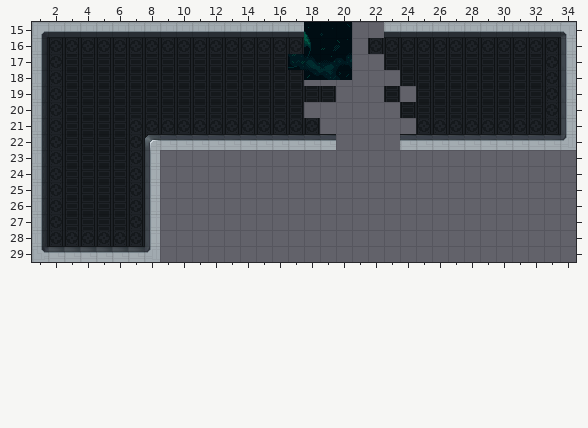
Level history. Tiled map (JSON): core/assets/levels/level_0/level_5.tmj. Above, as it was before the edit.
Cells are 16x16 px. Shown: x 1..34, y 15..29.
Now the later version:
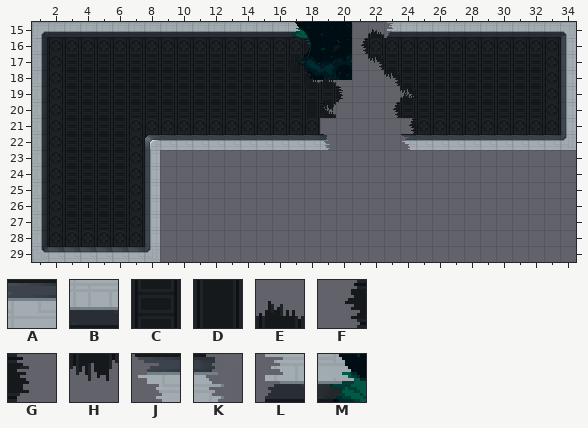
Key: from "space-tiles": A 2, B 34, C 80 "Background", D 82 "Background", E 135 "Background", F 150 "Background", G 152 "Background", H 167 "Background", J 170, K 172, L 202, M 204.
_ is an empty cell, . an unchanged one.
Tiles of an added or newly shown layer are drawn over the layers below it.
See-through tiles are keyed as they look on the map.
Change:
--- layer "Tile Layer 2"
@@ x 17..24 @@
-17 _...._..
-18 ._......
-19 ......._
-20 .._..._.
+17 E....F..
+18 .E......
+19 .......E
+20 ..E...F.
--- layer "Tile Layer 3" (added)
@@ x 17..24 @@
-17 _.......
-18 .__..._.
-19 ..._..._
-20 .._.....
-21 ......._
+17 G.......
+18 .GE...F.
+19 ...G...F
+20 ..H.....
+21 .......F
--- layer "Tile Layer 4" (added)
@@ x 17..24 @@
-15 ....._..
-16 ._.._...
-17 _...._..
-18 ......_.
-19 ......._
-20 .._.....
+15 .....E..
+16 .G..F...
+17 H....H..
+18 ......H.
+19 .......H
+20 ..G.....
--- layer "Tile Layer 1"
@@ x 17..23 @@
-15 B.....B
+15 M.....L
@@ x 18..23 @@
-19 .....C
-20 _.....
+19 ....._
+20 D.....
@@ x 19..24 @@
-22 A....A
+22 K....J
